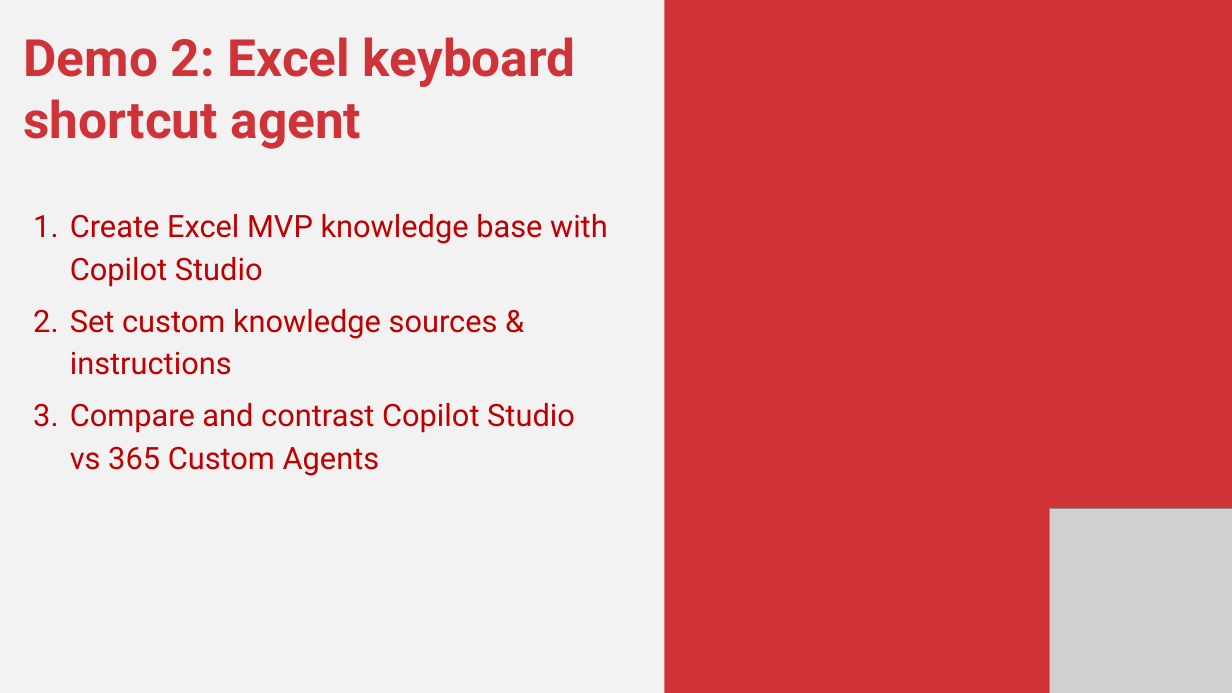
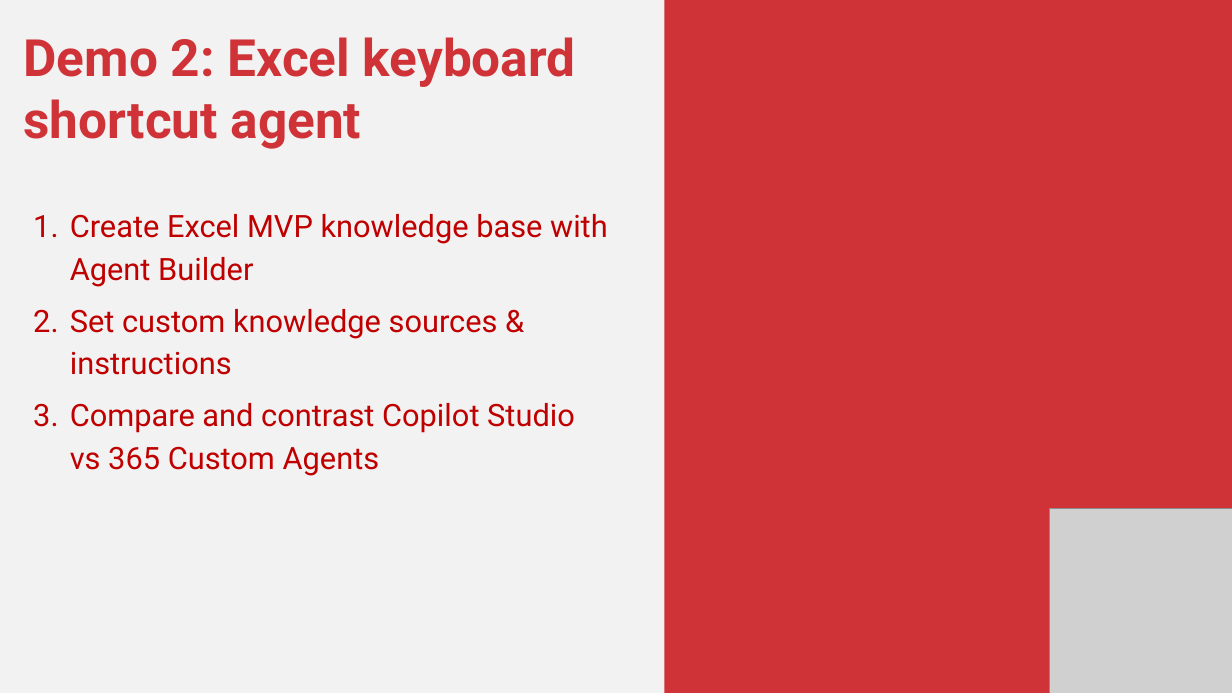
Before and after one commit to stringfestdata/gxls-copilot-studio-excel, a slide deck: slide 8 of gxls-copilot-studio-excel.pptx. Drawn at 1232x693 pixels with LibreOffice and Linux fonts; fonts in the diff are those of the drawing; grey boxes stand for pictures. Boxes give left, top, right and bottom in pixels: in the first picture for what was removed or moved away, otherwise in the second. Text is boxed around its words. In the diff, an @@ line names an element or a change of style, - is before the commit and + after.

Commit message:
Add instructions edit ppt

```diff
--- a/gxls-copilot-studio-excel.pptx
+++ b/gxls-copilot-studio-excel.pptx
@@ text at bbox=[70, 214, 608, 287]: text changed @@
-1. Create Excel MVP knowledge base with Copilot Studio
+1. Create Excel MVP knowledge base with Agent Builder
```
Also in this commit, not shown: 2 other files.
